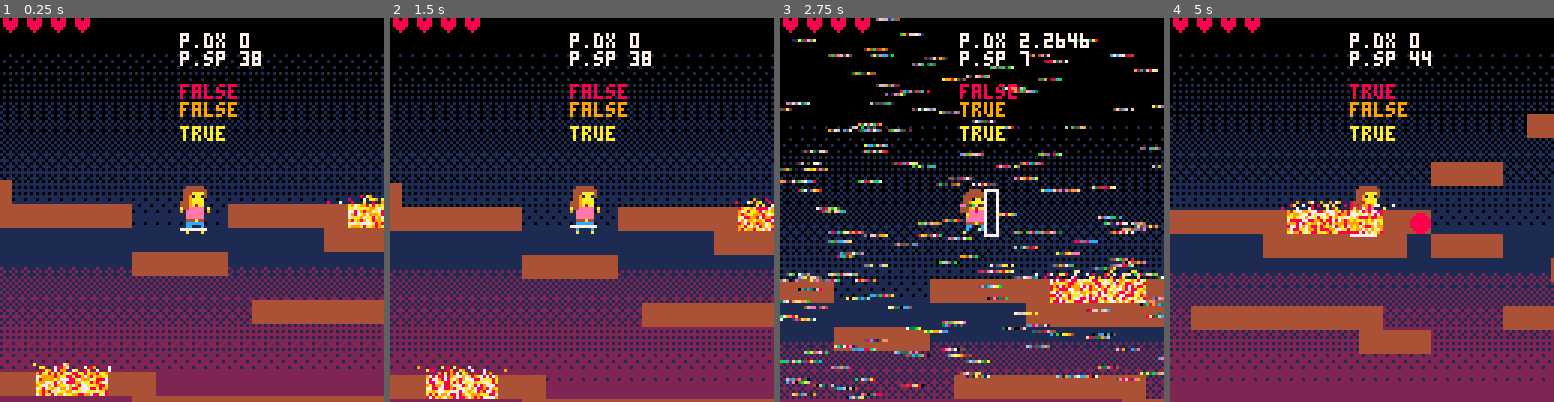
Above: before the commit, frames 1-4 (left to right).
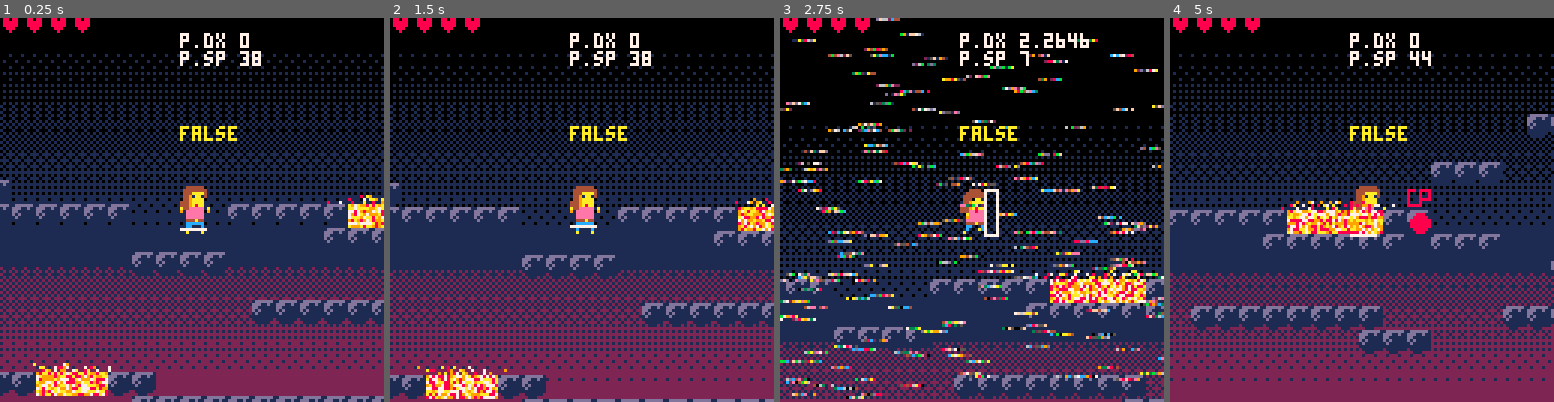
Above: after the commit, the same moments.

Repository: EmilieRobert33/SPOOKJAM
Game: PICO-8 cartridge spookjam.p8
Same seed, same stepped clock (60 frames per second), same inputs: the game is played once before the commit and once after it.
Inputs:
- Up to frame 1 (0.25 s): no input
- Up to frame 2 (1.5 s): tap X (X key) at 0.33, 1.07 s; tap O (Z key) at 0.7 s
- Up to frame 3 (2.75 s): hold Right 1.6-2.1 s; tap O (Z key) at 1.7, 2.1, 2.5 s; tap X (X key) at 1.85 s; hold Right from 2.47 s (still down)
- Up to frame 4 (5 s): tap O (Z key) every 0.4 s from 2.9 to 4.9 s; tap X (X key) at 2.97, 4.08 s; release Right at 3.03 s; hold Left 3.08-3.58 s; hold Right 4.02-4.68 s

The runs differ from the first frame. In frame 1, 12% of the frame differs, in the area x 0-100%, y 17-100%; in frame 2, 12%; in frame 3, 9.9%; in frame 4, 14%, in the area x 0-100%, y 17-88%.

Commit message:
die lave

Diff:
--- a/spookjam.p8
+++ b/spookjam.p8
@@ -30,7 +30,9 @@
 	p.falling = false
 	p.sliding = false
 	p.landed = false
-	p.idle = true
+	p.cp = false
+
+
 
 	--objet mask
 	mask = {}
@@ -123,9 +125,9 @@
 	--print("➡️ "..collide_r,p.x,p.y-18)
 --	print("⬆️ "..collide_u,p.x,p.y-26)
 	--print("⬇️ "..collide_d,p.x,p.y-34)
-	print(p.sliding,p.x,p.y-34,8)
-	print(p.running,p.x,p.y-28,9)
-	print(p.idle,p.x,p.y-20,10)
+	--print(p.sliding,p.x,p.y-34,8)
+	--print(p.running,p.x,p.y-28,9)
+	print(p.cp,p.x,p.y-20,10)
 	print("p.sp "..p.sp,p.x,p.y-45,7)
  print("p.dx "..p.dx,p.x,p.y-51,7)
 
@@ -219,7 +221,7 @@
 	local w=obj.w  local h=obj.h
 
 	x1=x+2    y1=y-1
-	x2=x+w-3  y2=y
+	x2=x+w-3  y2=y+h
 	--pixels to tiles
 	x1/=8   y1/=8
 	x2/=8   y2/=8
@@ -307,7 +309,18 @@
 	--check collisions left and right
 	check_collision_rl()
 
-
+	--if player collide with lava
+	if(collide_with(p,3)) p.mort=true
+
+	--if player collides with cp save
+	if(collide_with(p,4)) then
+		p.cp=true
+		local cp ={}
+		cp.x = p.x
+		cp.y = p.y
+		cp.mask = p.mask
+		cp.life = p.life
+	end
 	p.x += p.dx
 	p.y += p.dy
 
@@ -877,8 +890,15 @@
 
 
 
+…(7 lines of a section not shown)…
 __gff__
-0000000000000000004000000000000080000000000000000000000000000000000000000000000000000000000004840000000000000000000000000000040401010001010000000000000000000000030300000000000000000000000000000104000000000000000000000000000000000000000000000000000000000000
+0000000000000000004000000000000080000000000000000000000000000000000000000000000000000000000004840000000000000000000000000000040401010001010000000000000000000000030309000000000000000000000000001004000000000000000000000000000000000000000000000000000000000000
 0000000000000000000000000000000000000000000000000000000000000000000000000000000000000000000000000000000000000000000000000000000000000000000000000000000000000000000000000000000000000000000000000000000000000000000000000000000000000000000000000000000000000000
 __map__
 0000000000000000000000000000000000000000000000000000000000000000000000000000000000000000000000000000000000000000000000000000000000000000000000000000000000000000000000000000000000000000000000000000000000000000000000000000000000000000000000000000000000000000
@@ -887,9 +907,9 @@
 0000000000000000000000000000000000000000000000000040404000004040400000000050004040000000000000000000000000000000000000000000000000000000000000000000000000000000000000000000000000000000000000000000000000000000000000000000000000000000000000000000000000000000
 0000000000000000000000000000000000000000000000000000000000000000000000000050090909090950505050000000000000000000000000000000000000000000000000000000000000000000000000000000000000000000000000000000000000000000000000000000000000000000000000000000000000000000
 0000000000000000000000000000000000000000004040400000000000000000000000000050505050505050000050000000000000000000000000000000000000000000000000000000000000000000000000000000000000000000000000000000000000000000000000000000000000000000000000000000000000000000
-4000000000000000000000000000000000000000000000000000000000000000000000000000000000000000000050090950000000404040000000000000000000000000000000000000000000000000000000000000000000000000000000000000000000000000000000000000000000000000000000000000000000000000
+4000000000000000000000000000000000000000600000000000000000000000000000000000000000000000000050090950000000404040000000000000000000000000000000000000000000000000000000000000000000000000000000000000000000000000000000000000000000000000000000000000000000000000
 4040404040400000000040404040400909090940400000000000000000000000000000000000000000000000000050504040400000000000000000000000000000000000000000000000000000000000000000000000000000000000000000000000000000000000000000000000000000000000000000000000000000000000
-0000000000000000000000000000404040404040004040400000000000000000000000000000000000000000000000000000000000000000000000000000000000000000000000000000000000000000000000000000000000000000000000000000000000000000000000000000000000000000000000000000000000000000
+0000000000000000000000000000405252525240004040400000000000000000000000000000000000000000000000000000000000000000000000000000000000000000000000000000000000000000000000000000000000000000000000000000000000000000000000000000000000000000000000000000000000000000
 0000000000004040404000000000000000000000000000000000404000000000000000000000100000000000000000000000000000000000000000000000000000000000000050000000000000000000000000000000000000000000000000000000000000000000000000000000000000000000000000000000000000000000
 0000000000000000000000000000000000000000000000100000000000001000000000000000000000000000000000000000000000000000000000000000000000000000000050000000000000000000000000000000000000000000000000000000000000000000000000000000000000000000000000000000000000000000
 0000000000000000000000404040404040404000000000004040404040400000000000000000000000000000004000000000000000000000000000505050505050505050505050500000000000000000000000000000000000000000000000000000000000000000000000000000000000000000000000000000000000000000
Not shown, changed: 23 lines of the sprite sheet (__gfx__) section of spookjam.p8
